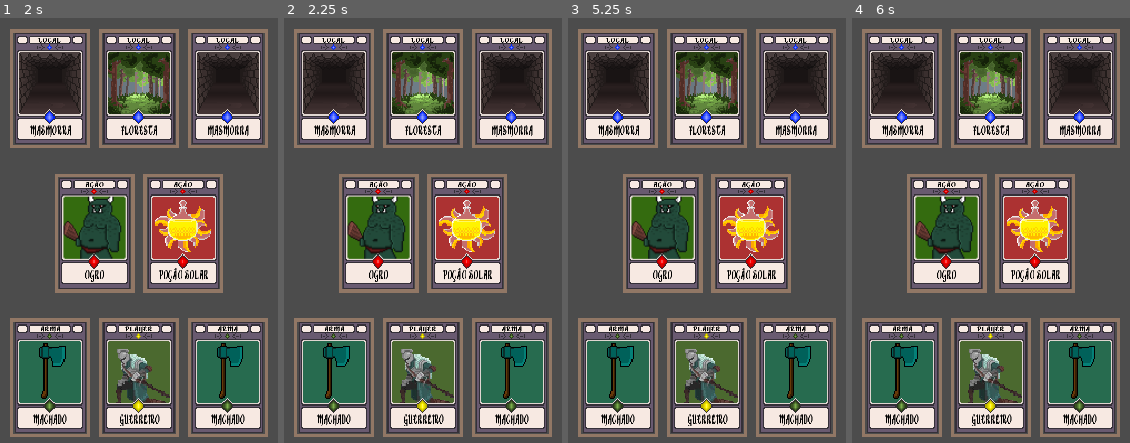
Above: before the commit, frames 1-4 (left to right).
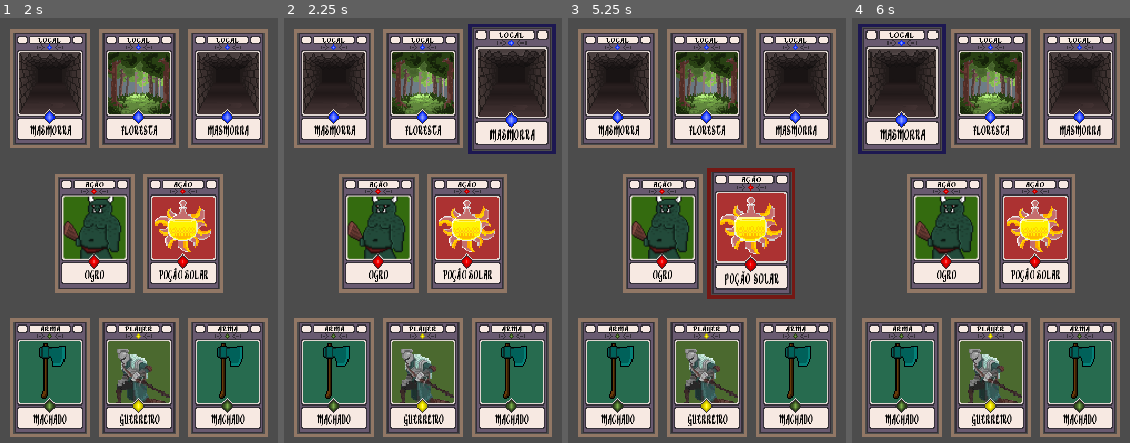
Above: after the commit, the same moments.

Repository: kdds22/Crawler-Card-RPG
Game: Godot game, scene res://scenes/MainCore.tscn
The game is run twice, just before and just after one commit, with the same random seed, the same clock (stepped at 60 frames per second) and the same inputs.
Inputs (mouse positions are in pixels of both pictures, inside the frame that each line leads up to):
- Up to frame 1 (2 s): tap Enter at 0.5 s; move the mouse to (outside the picture) at 0.52 s; tap Space at 1.25 s; move the mouse to (outside the picture) at 1.27 s
- Up to frame 2 (2.25 s): tap Enter at 2 s; move the mouse to (503, 137) at 2.02 s
- Up to frame 3 (5.25 s): tap Space at 2.75, 4.25 s; move the mouse to (668, 324) at 2.77 s; tap Enter at 3.5 s; move the mouse to (outside the picture) at 3.52 s; move the mouse to (outside the picture) at 4.27 s; move the mouse to (745, 234) at 5.02 s
- Up to frame 4 (6 s): move the mouse to (871, 124) at 5.77 s

Frame 1 is identical in both runs. In frame 2, 5.8% of the frame differs, in the area x 66-98%, y 1-32%; in frame 3, 6.4%, in the area x 50-82%, y 35-67%; in frame 4, 5.8%.

Commit message:
Feedback da selecao da Carta para o jogador Definicao do sistema de orientacao e identificacao da carta no jogo

Diff:
--- a/scenes/CardBase.tscn
+++ b/scenes/CardBase.tscn
@@ -9,13 +9,14 @@
 [sub_resource type="DynamicFont" id=1]
 font_data = ExtResource( 4 )
 
-[sub_resource type="DynamicFont" id=3]
+[sub_resource type="DynamicFont" id=2]
 font_data = ExtResource( 4 )
 
-[sub_resource type="RectangleShape2D" id=2]
+[sub_resource type="RectangleShape2D" id=3]
 extents = Vector2( 30, 46 )
 
 [node name="CardBase" type="RigidBody2D"]
+input_pickable = true
 mode = 1
 script = ExtResource( 1 )
 
@@ -76,6 +77,7 @@
 uppercase = true
 
 [node name="CollisionShape2D" type="CollisionShape2D" parent="."]
-visible = false
 position = Vector2( 0, -1 )
-shape = SubResource( 2 )
+shape = SubResource( 3 )
+[connection signal="mouse_entered" from="." to="." method="_on_CardBase_mouse_entered"]
+[connection signal="mouse_exited" from="." to="." method="_on_CardBase_mouse_exited"]
--- a/scripts/CardBase.gd
+++ b/scripts/CardBase.gd
@@ -1,10 +1,15 @@
 extends RigidBody2D
 
 
+var my_moldure_color : Color
 
+var my_index_table = 0
+
+var focused = false
 
 
 func _ready() -> void:
+	print(get_parent().name+" - ",my_index_table)
 	for i in self.get_groups():
 		if i != 'root_canvas131':
 			print("Grupo da Carta -> "+i)
@@ -38,13 +43,17 @@
 func set_cristais(value : String) -> void:
 	match value:
 		"Ação":
-			cristal_rect(Rect2(16,0,16,16), Rect2(16,16,16,16))
+			cristal_rect(Rect2(16,0,16,16), Rect2(16,16,16,16)) # vermelho
+			my_moldure_color = Color(.8,.2,.2,1)
 		"Arma":
-			cristal_rect(Rect2(32,0,16,16), Rect2(32,16,16,16))
+			cristal_rect(Rect2(32,0,16,16), Rect2(32,16,16,16)) # verde
+			my_moldure_color = Color(.2,.8,.2,1)
 		"Local":
-			cristal_rect(Rect2(0,0,16,16), Rect2(0,16,16,16))
+			cristal_rect(Rect2(0,0,16,16), Rect2(0,16,16,16)) # azul
+			my_moldure_color = Color(.2,.2,.8,1)
 		"Player":
-			cristal_rect(Rect2(48,0,16,16), Rect2(48,16,16,16))
+			cristal_rect(Rect2(48,0,16,16), Rect2(48,16,16,16)) # amarelo
+			my_moldure_color = Color(.8,.8,.2,1)
 
 	pass # func set_cristais
 
@@ -55,3 +64,20 @@
 	$Sprite/CristalBig.region_rect = rect2_big
 
 	pass # func cristal_rect
+
+
+
+func _on_CardBase_mouse_entered() -> void:
+	focused = true
+	print(focused)
+	get_parent().scale = Vector2(1.1,1.1)
+	get_parent().self_modulate = my_moldure_color
+	pass # Replace with function body.
+
+
+func _on_CardBase_mouse_exited() -> void:
+	focused = false
+	print(focused)
+	get_parent().scale = Vector2(1,1)
+	get_parent().self_modulate = Color(1,1,1)
+	pass # Replace with function body.
--- a/scripts/CardsTable.gd
+++ b/scripts/CardsTable.gd
@@ -9,6 +9,7 @@
 	for i in all_pos:
 		var card_moldura = pre_card_moldura.instance()
 		card_moldura.position = i.position
+		card_moldura.name = i.name
 		add_child(card_moldura)
 #		print("Nome da Moldura: "+card_moldura.name)
 		pass
--- a/scripts/MainCore.gd
+++ b/scripts/MainCore.gd
@@ -20,12 +20,15 @@
 # Inicializa já com atributos
 func start_pre_card_base(pos_table : Position2D):
 	var card_base = pre_card_base.instance()
-	card_base.position = pos_table.position
+#	card_base.position = pos_table.position
 	var card_config = CardManager.get_card_type(str(pos_table.get_groups()[0]))
 	card_base.set_image_type(str(card_config["Image"]))
 	card_base.set_name_type(str(card_config["Type"]))
 	card_base.set_name_desc(str(card_config["Name"]))
 	card_base.add_to_group(str(pos_table.get_groups()[0]))
-	$CardsTable.add_child(card_base)
+	card_base.my_index_table = pos_table.get_index()
+
+	$CardsTable.get_child(pos_table.get_index()).add_child(card_base)
+#	$CardsTable.add_child(card_base)
 
 	pass # func start_pre_card_base
Not shown: 1 places in scenes/CardBase.tscn that only renumber resources
